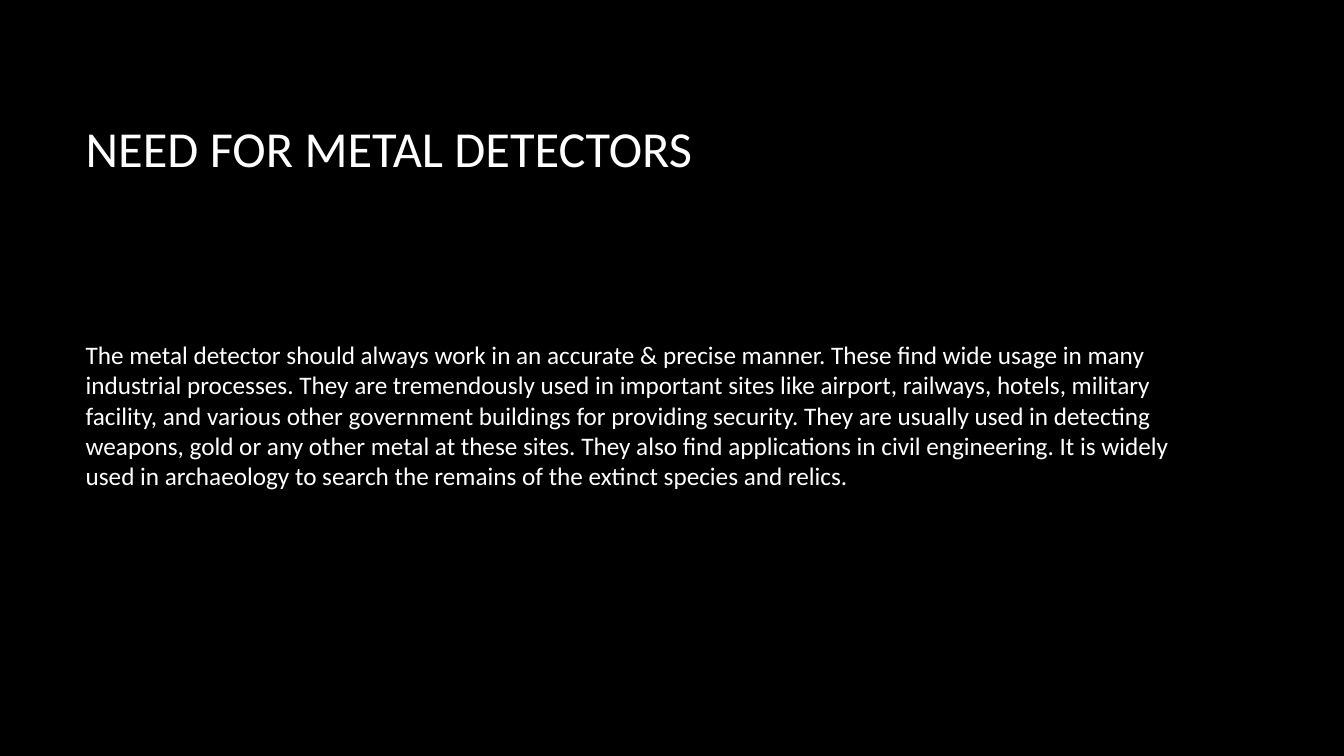
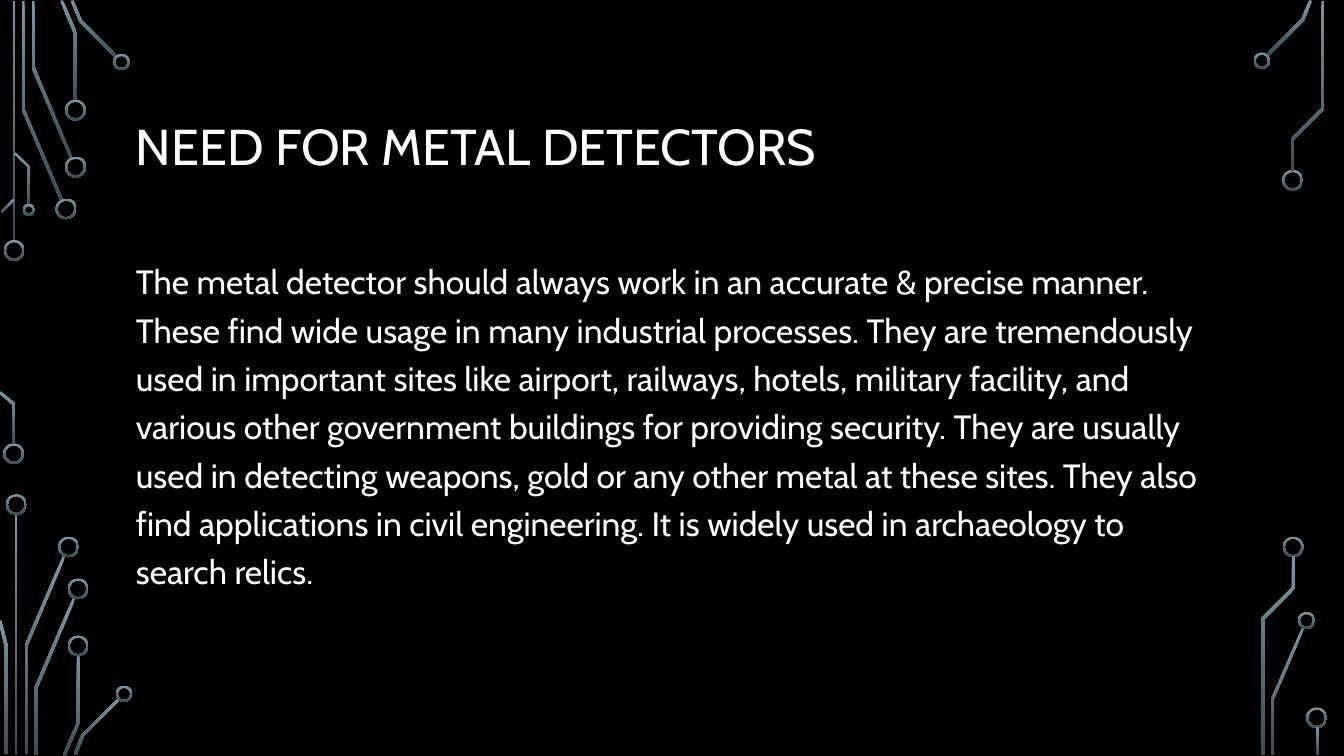
Before and after one commit to Saishivareddy/Smart-Metal-Detection, a slide deck: slide 4 of smart METAL Detector.pptx. Drawn at 1344x756 pixels with LibreOffice and Linux fonts; fonts in the diff are those of the drawing; background and template pictures are left out. Boxes give left, top, right and bottom in pixels: in the first picture for what was removed or moved away, otherwise in the second. Text is boxed around its words. In the diff, an @@ line names an element or a change of style, - is before the commit and + after.

```diff
--- a/smart METAL Detector.pptx
+++ b/smart METAL Detector.pptx
@@ title "NEED FOR METAL DETECTORS": place and size @@
-title "NEED FOR METAL DETECTORS" at bbox=[86, 134, 692, 168]
+title "NEED FOR METAL DETECTORS" at bbox=[136, 129, 816, 166]
@@ title "NEED FOR METAL DETECTORS" at bbox=[136, 129, 816, 166]: font Calibri to Cabin; line spacing 1 to 0.9 @@
@@ text "The metal detector should always ..." at bbox=[136, 268, 1196, 585]: vertical alignment middle to top @@
@@ text at bbox=[136, 268, 1196, 585]: text changed; size 18 to 24 pt; font Calibri to Cabin @@
-The metal detector should always work in an accurate & precise manner. These find wide usage in many industrial processes. They are tremendously used in important sites like airport, railways, hotels, military facility, and various other government buildings for providing security. They are usually used in detecting weapons, gold or any other metal at these sites. They also find applications in civil engineering. It is widely used in archaeology to search the remains of the extinct species and relics.
+The metal detector should always work in an accurate & precise manner. These find wide usage in many industrial processes. They are tremendously used in important sites like airport, railways, hotels, military facility, and various other government buildings for providing security. They are usually used in detecting weapons, gold or any other metal at these sites. They also find applications in civil engineering. It is widely used in archaeology to search relics.
@@ group added at bbox=[0, 0, 1328, 756]: 33 freeform shapes, 3 rectangles @@
```
Also in this commit, not shown: 9 other slides changed, 10 slides added, 2 slides removed.
